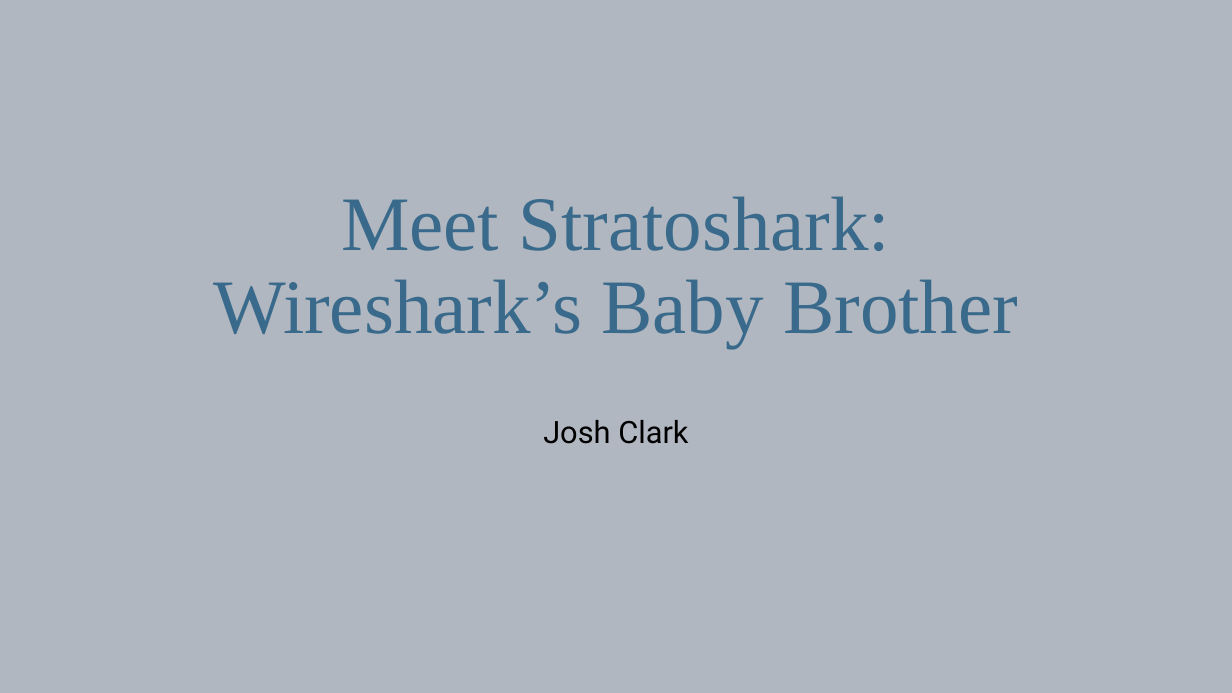
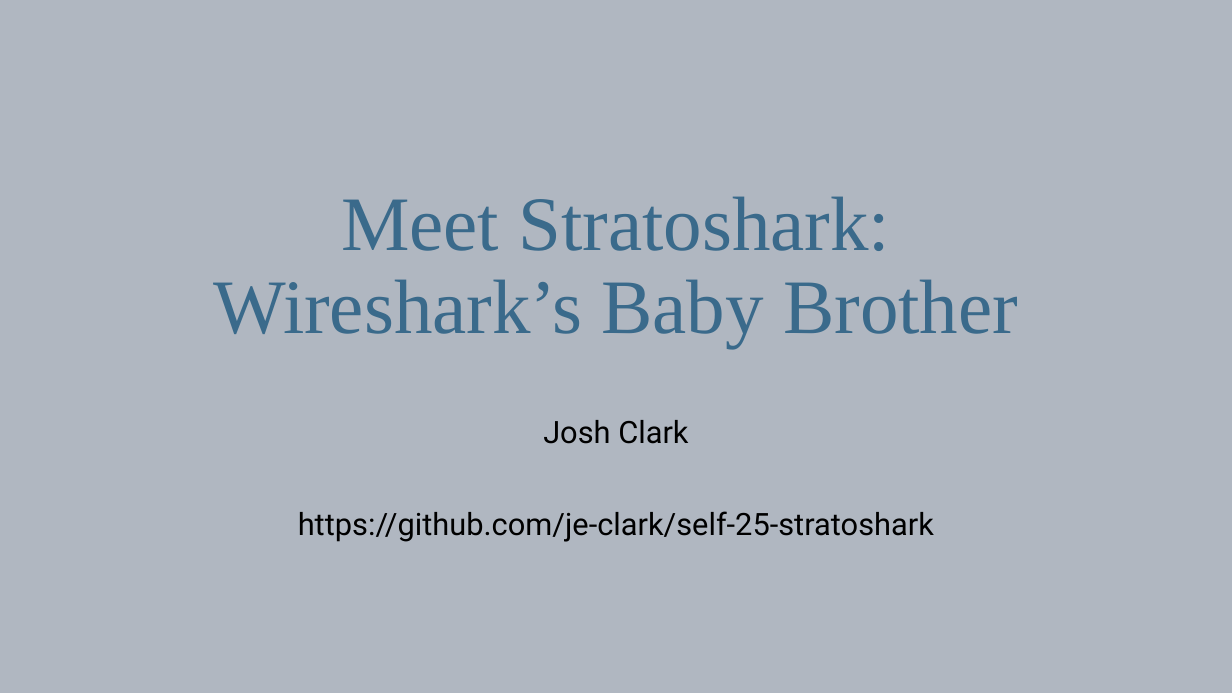
Before and after one commit to je-clark/intro_to_stratoshark, a slide deck: slide 1 of introduction_to_stratoshark.pptx. Drawn at 1232x693 pixels with LibreOffice and Linux fonts; fonts in the diff are those of the drawing. Boxes give left, top, right and bottom in pixels: in the first picture for what was removed or moved away, otherwise in the second. Text is boxed around its words. In the diff, an @@ line names an element or a change of style, - is before the commit and + after.

```diff
--- a/introduction_to_stratoshark.pptx
+++ b/introduction_to_stratoshark.pptx
@@ subtitle at (298, 511, 934, 542): paragraph added @@
+https://github.com/je-clark/self-25-stratoshark
```
Also in this commit, not shown: 1 other slide changed, 1 other file.
